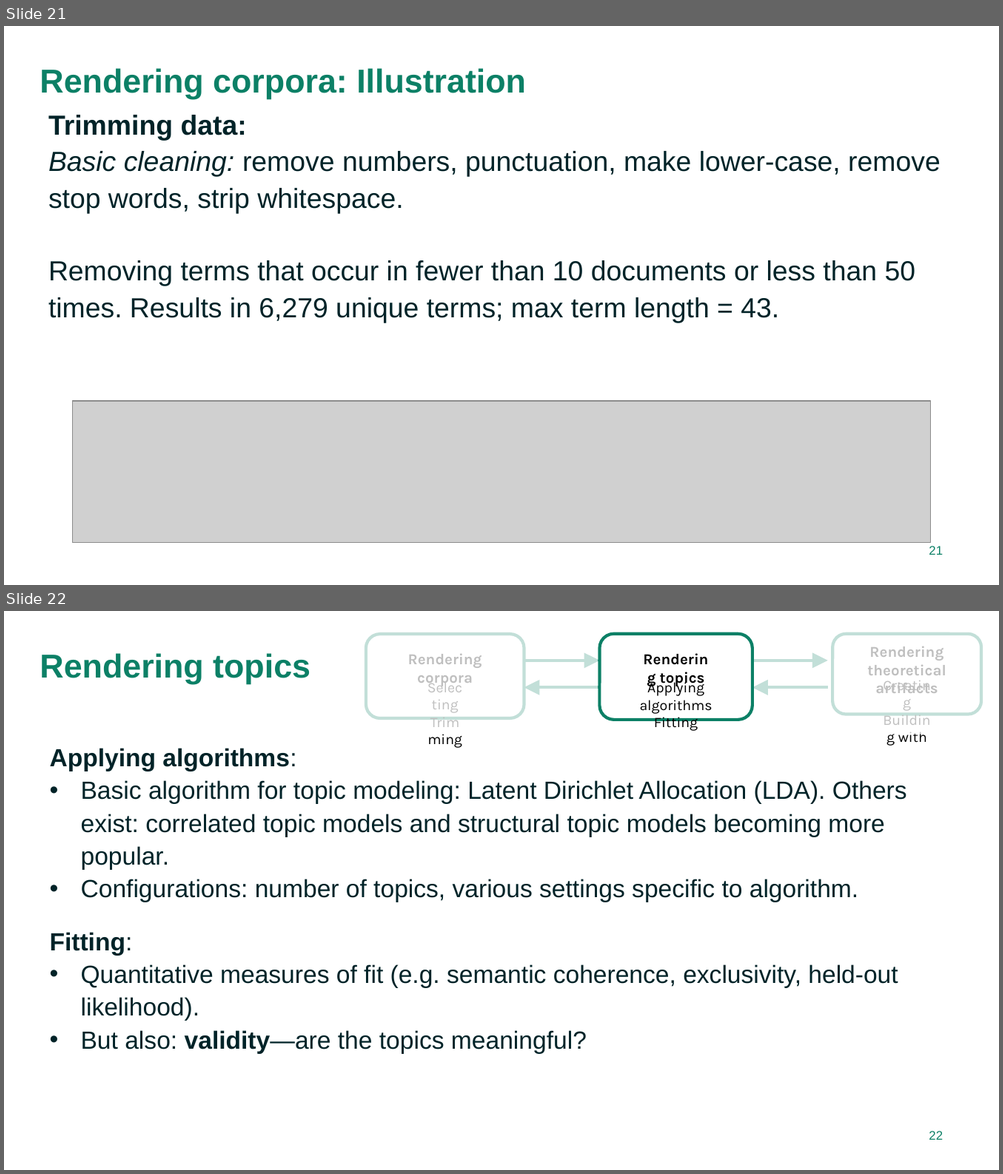
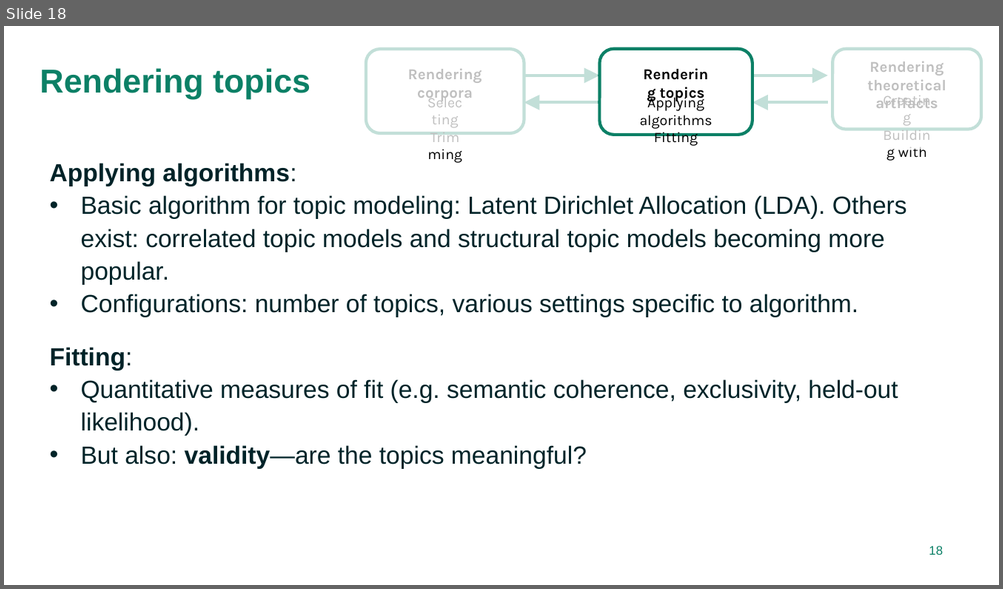
Before and after one commit to RFJHaans/SMS_2022_topicmodeling, a slide deck: Topic modeling workshop.pptx. Shown one above the other, each under a label of ours: slides 21 and 22 before the commit, slide 18 after it. The pictures are 1003x1174 and 1003x589 pixels, drawn with LibreOffice and Linux fonts; fonts in the diff are those of the drawing; grey boxes stand for pictures. Boxes give left, top, right and bottom in pixels: in the first picture for what was removed or moved away, otherwise in the second. Text is boxed around its words. In the diff, an @@ line names an element or a change of style, - is before the commit and + after.

```diff
--- a/Topic modeling workshop.pptx
+++ b/Topic modeling workshop.pptx
@@ slide 21 removed at (4, 26, 999, 585), background #FFFFFF @@
@@ title removed at (40, 68, 526, 99) @@
-Rendering corpora: Illustration
@@ text removed at (48, 115, 940, 323) @@
-Trimming data:
-Basic cleaning: remove numbers, punctuation, make lower-case, remove stop words, strip whitespace.
-Removing terms that occur in fewer than 10 documents or less than 50 times. Results in 6,279 unique terms; max term length = 43.
@@ picture removed at (73, 401, 930, 543) @@
@@ page number removed at (928, 546, 942, 555) @@
-21
@@ what was slide 22 is now slide 18 @@
@@ page number at (928, 546, 942, 555): text changed @@
-22
+18
```
Also in this commit, not shown: 7 slides changed, 3 slides added, 9 other slides removed.
